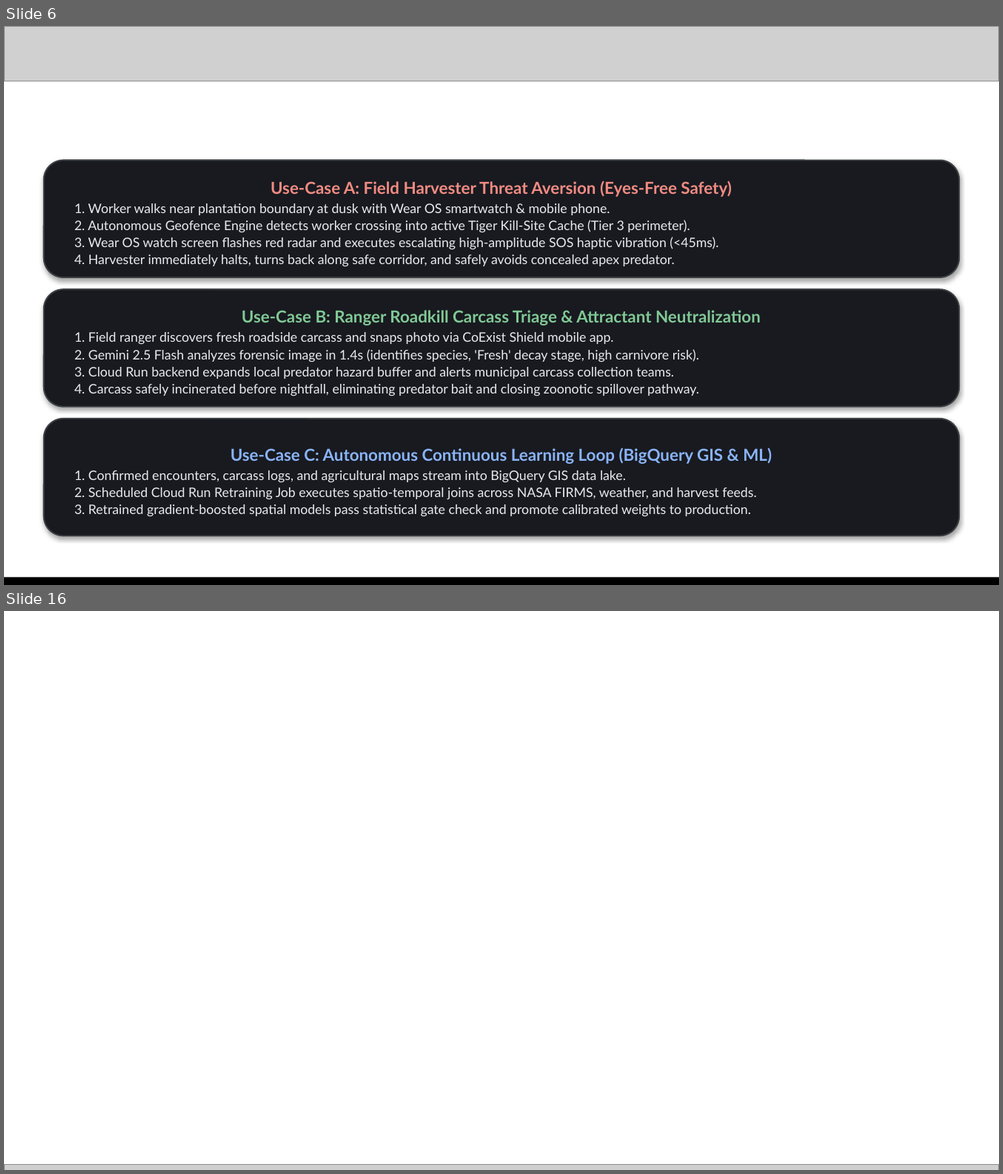
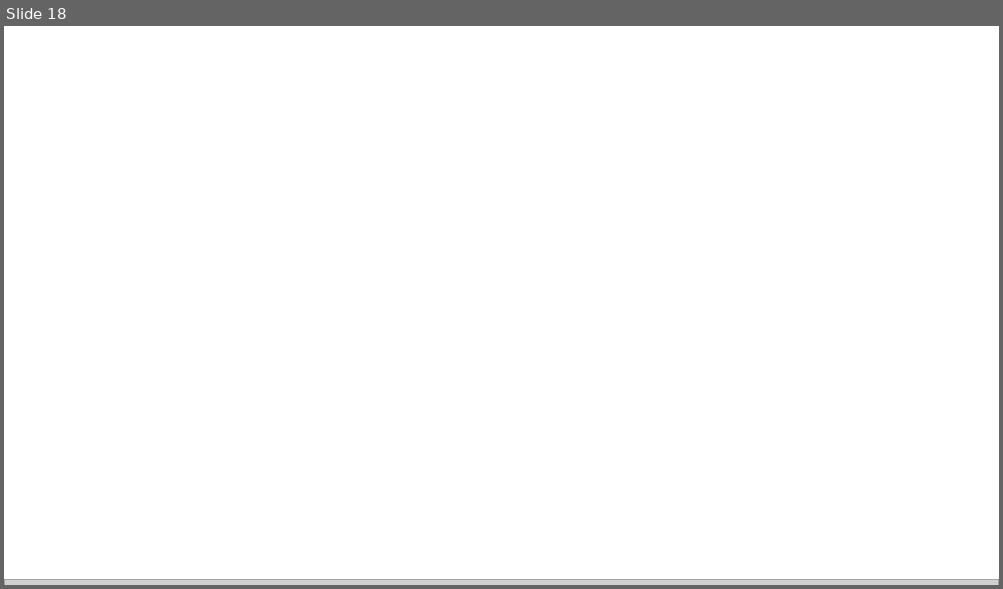
Before and after one commit to CoExistShieldAI/CoExistShieldAI, a slide deck: CoExistShieldAI_AIBuildersCup2026_PitchDeck.pptx. Shown one above the other, each under a label of ours: slides 6 and 16 before the commit, slide 18 after it; the slides between them are not shown. The pictures are 1003x1174 and 1003x589 pixels, drawn with LibreOffice and Linux fonts; fonts in the diff are those of the drawing; grey boxes stand for pictures; background and template pictures are left out. Boxes give left, top, right and bottom in pixels: in the first picture for what was removed or moved away, otherwise in the second. Text is boxed around its words. In the diff, an @@ line names an element or a change of style, - is before the commit and + after.

Commit message:
feat(regions): expand JAPAC conflict coverage to Sri Lanka and multi-species wildlife

```diff
--- a/CoExistShieldAI_AIBuildersCup2026_PitchDeck.pptx
+++ b/CoExistShieldAI_AIBuildersCup2026_PitchDeck.pptx
@@ slide 6 removed at (x1=4, y1=26, x2=999, y2=585), background #FFFFFF @@
@@ picture removed at (x1=4, y1=26, x2=999, y2=81) @@
@@ rounded rectangle removed at (x1=44, y1=160, x2=959, y2=278) @@
-Use-Case A: Field Harvester Threat Aversion (Eyes-Free Safety)
-1. Worker walks near plantation boundary at dusk with Wear OS smartwatch & mobile phone.
-2. Autonomous Geofence Engine detects worker crossing into active Tiger Kill-Site Cache (Tier 3 perimeter).
-3. Wear OS watch screen flashes red radar and executes escalating high-amplitude SOS haptic vibration (<45ms).
-4. Harvester immediately halts, turns back along safe corridor, and safely avoids concealed apex predator.
@@ rounded rectangle removed at (x1=44, y1=289, x2=959, y2=407) @@
-Use-Case B: Ranger Roadkill Carcass Triage & Attractant Neutralization
-1. Field ranger discovers fresh roadside carcass and snaps photo via CoExist Shield mobile app.
-2. Gemini 2.5 Flash analyzes forensic image in 1.4s (identifies species, 'Fresh' decay stage, high carnivore risk).
-3. Cloud Run backend expands local predator hazard buffer and alerts municipal carcass collection teams.
-4. Carcass safely incinerated before nightfall, eliminating predator bait and closing zoonotic spillover pathway.
@@ rounded rectangle removed at (x1=44, y1=419, x2=959, y2=536) @@
-Use-Case C: Autonomous Continuous Learning Loop (BigQuery GIS & ML)
-1. Confirmed encounters, carcass logs, and agricultural maps stream into BigQuery GIS data lake.
-2. Scheduled Cloud Run Retraining Job executes spatio-temporal joins across NASA FIRMS, weather, and harvest feeds.
-3. Retrained gradient-boosted spatial models pass statistical gate check and promote calibrated weights to production.
@@ picture removed at (x1=4, y1=580, x2=999, y2=585) @@
@@ rectangle removed at (x1=4, y1=578, x2=999, y2=585) @@
@@ what was slide 16 is now slide 18 @@
```
Also in this commit, not shown: 12 slides changed, 5 slides added, 2 other slides removed, 12 other files.
